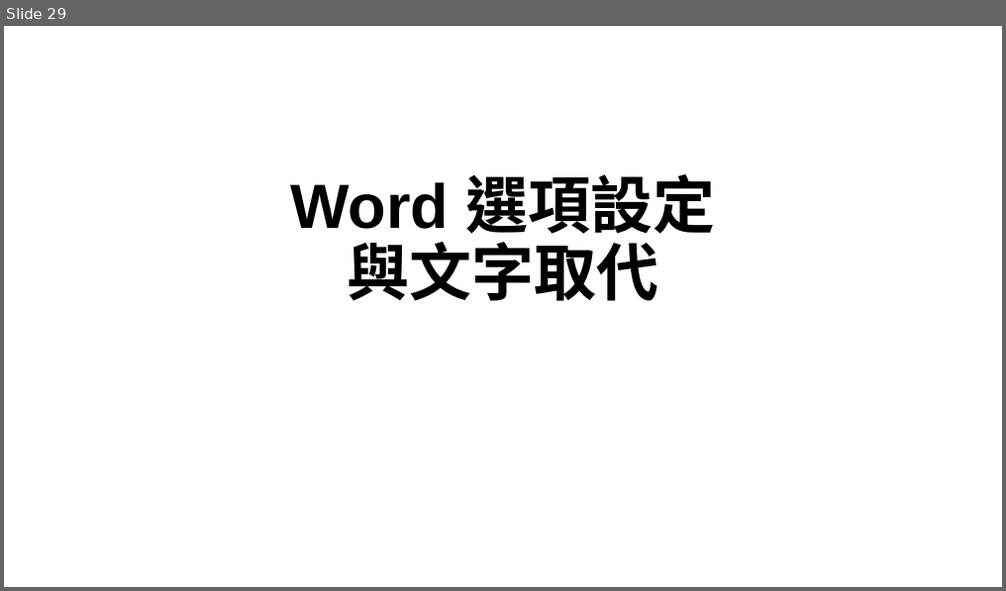
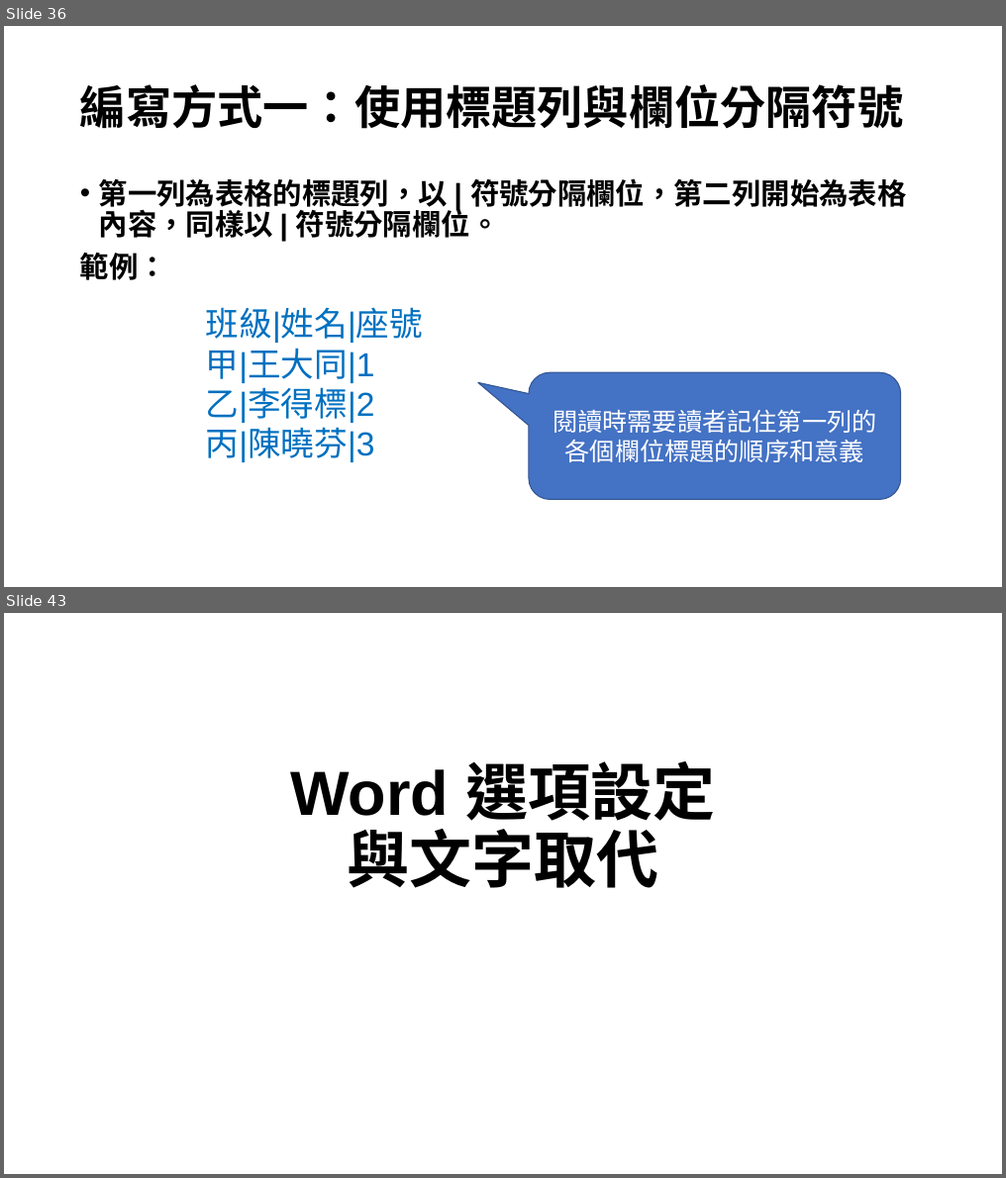
Before and after one commit to huanlin/VisualAids, a slide deck: Seminar/視障輔助教材轉檔研討會/投影片.pptx. Shown one above the other, each under a label of ours: slide 29 before the commit, slides 36 and 43 after it; the slides between them are not shown. The pictures are 1006x591 and 1006x1178 pixels, drawn with LibreOffice and Linux fonts; fonts in the diff are those of the drawing. Boxes give left, top, right and bottom in pixels: in the first picture for what was removed or moved away, otherwise in the second. Text is boxed around its words. In the diff, an @@ line names an element or a change of style, - is before the commit and + after.

```diff
--- a/Seminar/視障輔助教材轉檔研討會/投影片.pptx
+++ b/Seminar/視障輔助教材轉檔研討會/投影片.pptx
@@ slide 36 added at [4,26,1002,587], background #FFFFFF @@
@@ title added at [80,84,903,129], 44 pt, text #000000, bold @@
+編寫方式一：使用標題列與欄位分隔符號
@@ text added at [80,178,906,280], 28 pt, text #000000, bold @@
+• 第一列為表格的標題列，以 | 符號分隔欄位，第二列開始為表格內容，同樣以 | 符號分隔欄位。
+範例：
@@ text added at [206,307,423,463], 32 pt, text #0070C0 @@
+班級|姓名|座號
+甲|王大同|1
+乙|李得標|2
+丙|陳曉芬|3
@@ rounded speech box added at [529,372,901,500], fill #4472C4, outline #325491 1 pt, 24 pt, text #FFFFFF @@
+閱讀時需要讀者記住第一列的各個欄位標題的順序和意義
@@ what was slide 29 is now slide 43 @@
```
Also in this commit, not shown: 4 slides changed, 13 other slides added.
